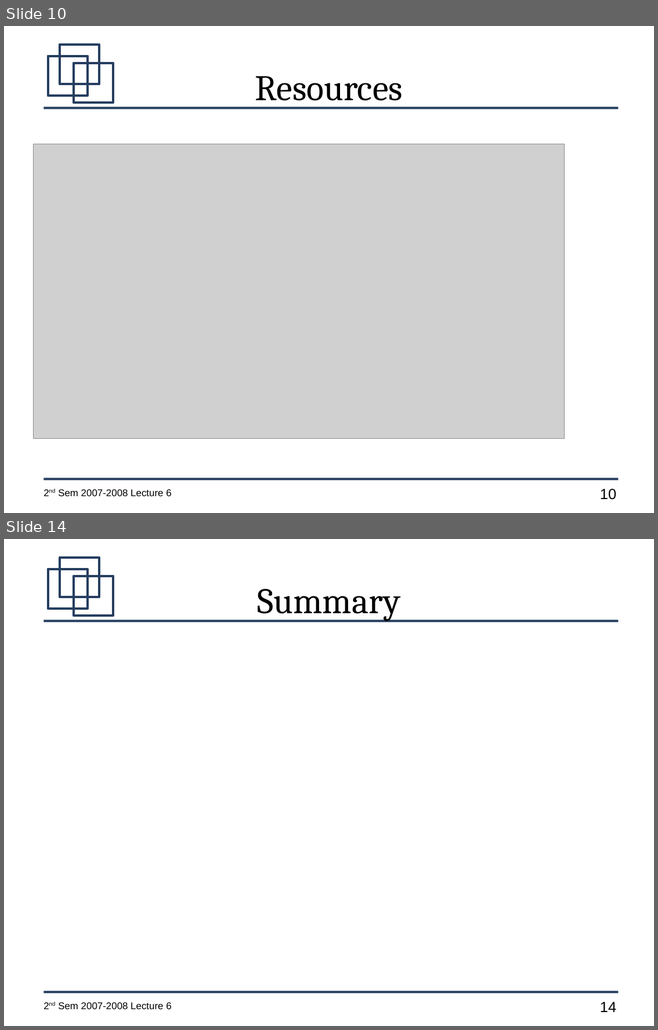
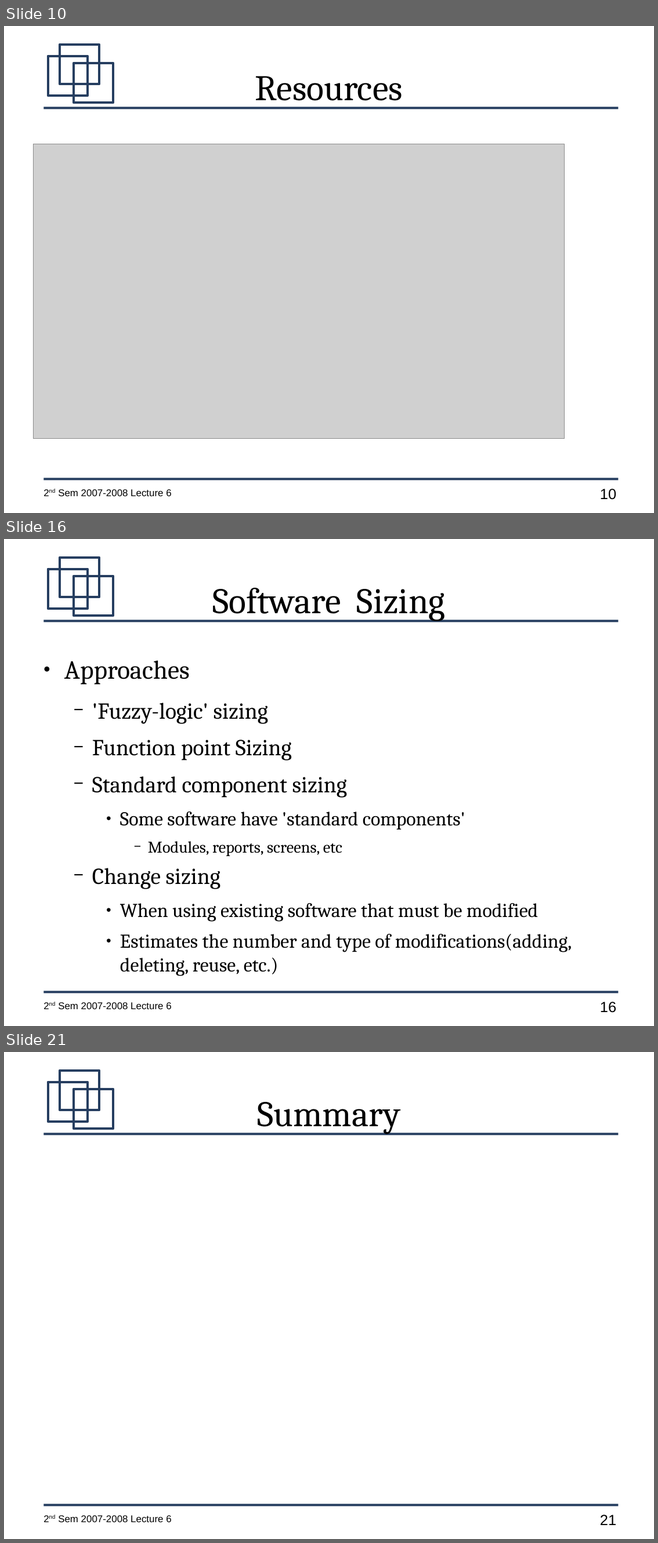
Before and after one commit to jachermocilla/jach-homepage, a slide deck: CMSC128-2nd-Sem-2007-L6.odp. Shown one above the other, each under a label of ours: slides 10 and 14 before the commit, slides 10, 16 and 21 after it; the slides between them are not shown. The pictures are 658x1030 and 658x1543 pixels, drawn with LibreOffice and Linux fonts; fonts in the diff are those of the drawing; grey boxes stand for pictures. Boxes give left, top, right and bottom in pixels: in the first picture for what was removed or moved away, otherwise in the second. Text is boxed around its words. In the diff, an @@ line names an element or a change of style, - is before the commit and + after.

```diff
--- a/CMSC128-2nd-Sem-2007-L6.odp
+++ b/CMSC128-2nd-Sem-2007-L6.odp
@@ slide 16 added at [4,539,654,1026], background #FFFFFF; not listed: 7 template elements that a slide beside it also shows @@
@@ title added at [212,588,445,621], 44 pt, text #000000 @@
+Software Sizing
@@ text added at [64,660,572,976], 24 pt, text #000000 @@
+● Approaches
+  − 'Fuzzy-logic' sizing
+  − Function point Sizing
+  − Standard component sizing
+    ● Some software have 'standard components'
+      − Modules, reports, screens, etc
+  − Change sizing
+    ● When using existing software that must be modified
+    ● Estimates the number and type of modifications(adding, deleting, reuse, etc.)
@@ what was slide 14 is now slide 21 @@
@@ page number at [600,1515,616,1525]: text changed @@
-14
+21
```
Also in this commit, not shown: 4 slides changed, 6 other slides added.
